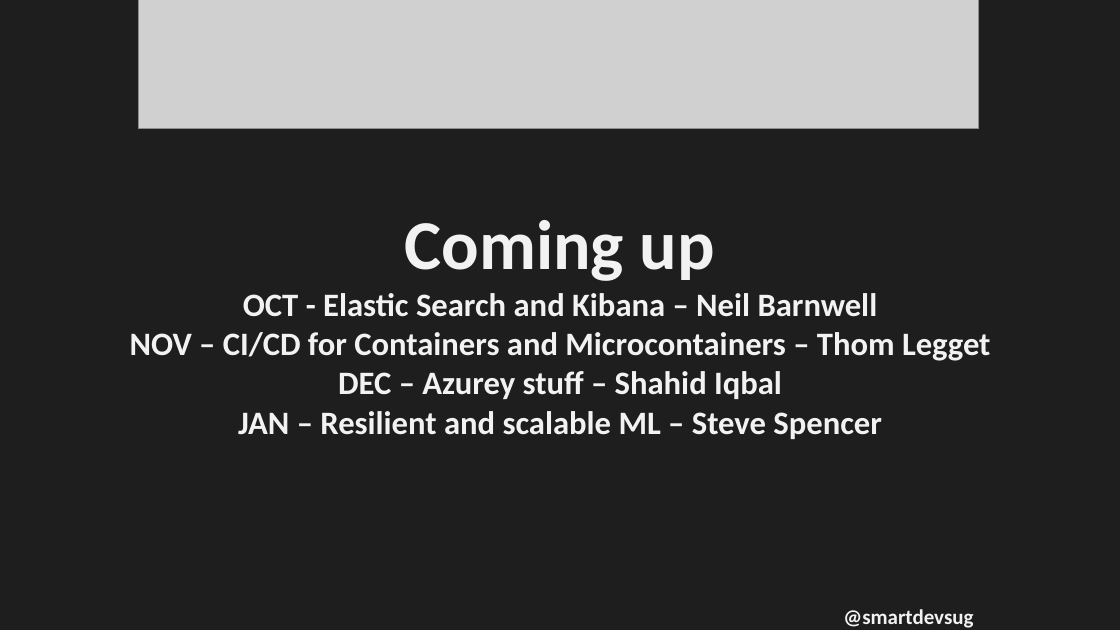
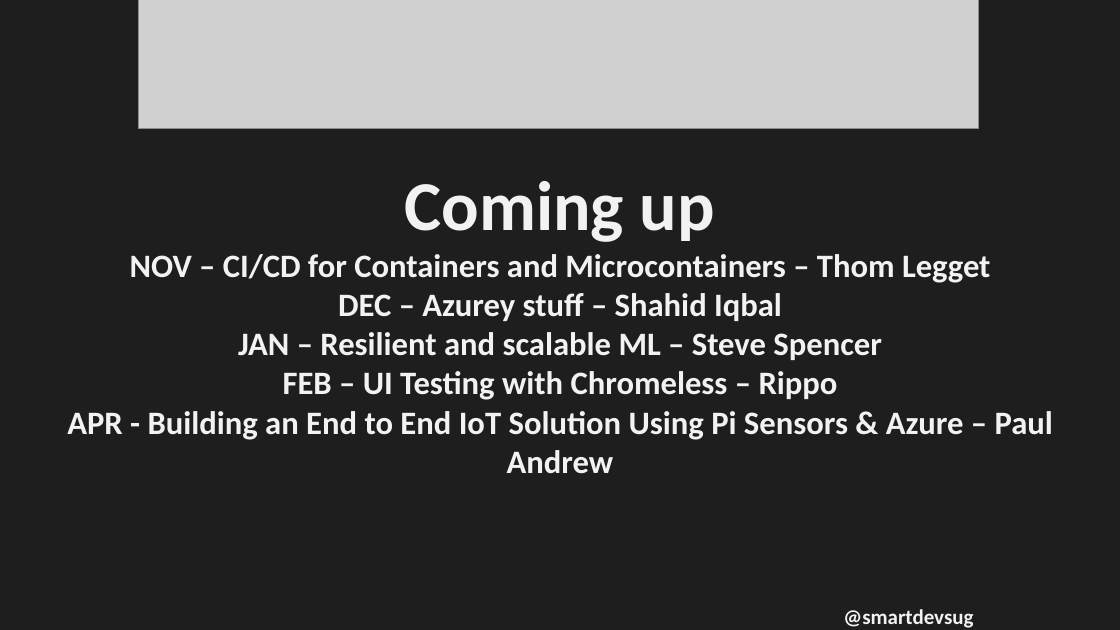
Before and after one commit to rippo/smartdevs, a slide deck: slide 5 of WelcomePresentation-SmartDevs.pptx. Drawn at 1120x630 pixels with LibreOffice and Linux fonts; fonts in the diff are those of the drawing; grey boxes stand for pictures. Boxes give left, top, right and bottom in pixels: in the first picture for what was removed or moved away, otherwise in the second. Text is boxed around its words. In the diff, an @@ line names an element or a change of style, - is before the commit and + after.

Commit message:
Updated for Oct 2017

```diff
--- a/WelcomePresentation-SmartDevs.pptx
+++ b/WelcomePresentation-SmartDevs.pptx
@@ text at (130,181,991,283): text changed @@
-Coming up
-OCT - Elastic Search and Kibana – Neil Barnwell
-NOV – CI/CD for Containers and Microcontainers – Thom Legget
+Coming up
+NOV – CI/CD for Containers and Microcontainers – Thom Legget
@@ text at (67,371,1053,474): paragraphs added @@
+FEB – UI Testing with Chromeless – Rippo
+APR - Building an End to End IoT Solution Using Pi Sensors & Azure – Paul Andrew
```
Also in this commit, not shown: 1 other slide changed.
